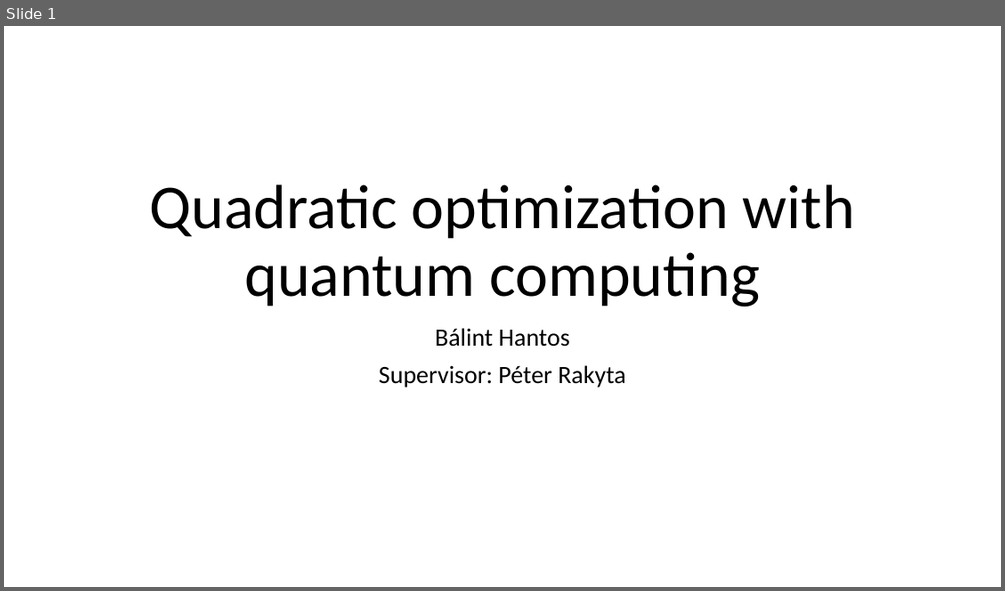
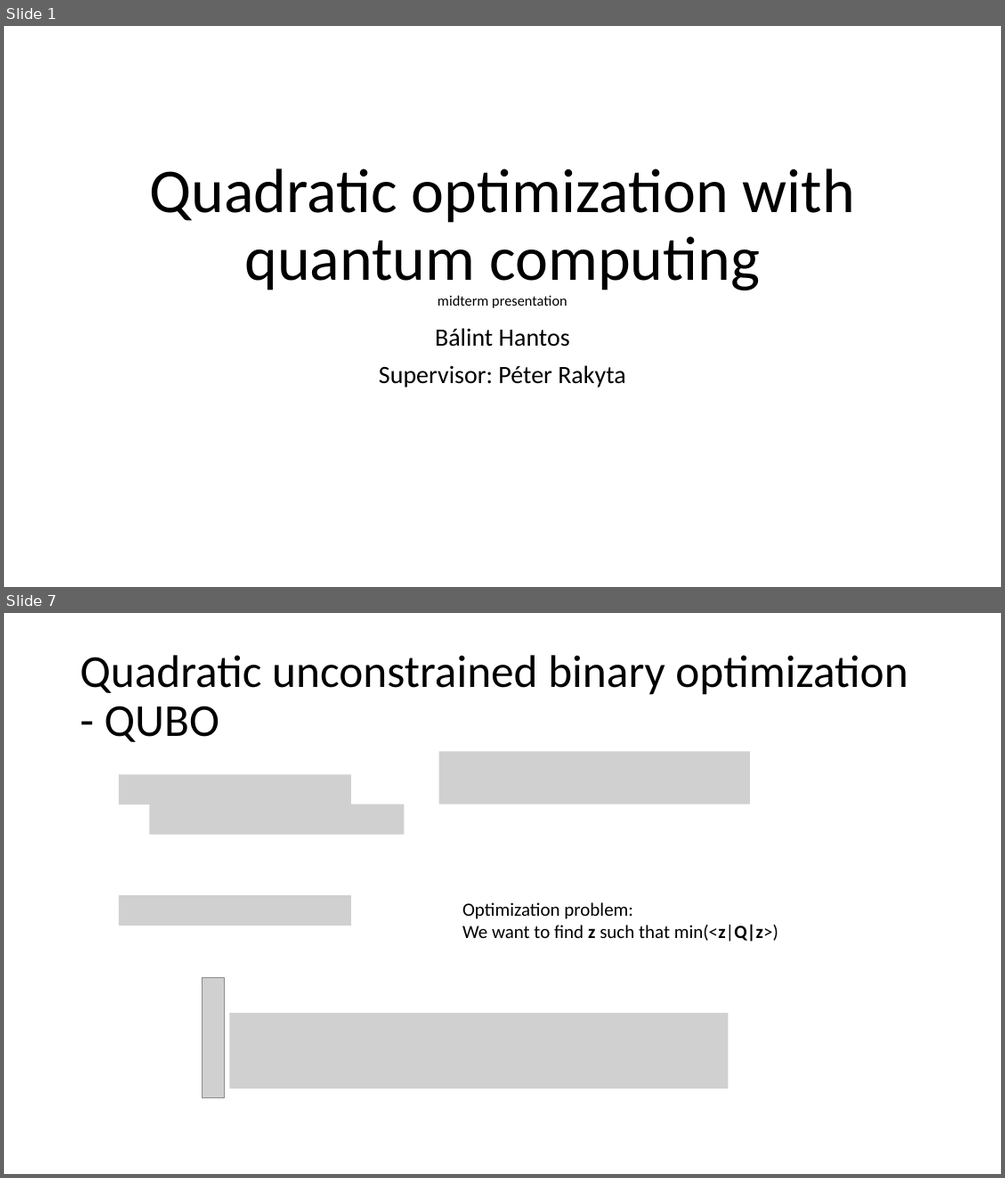
Before and after one commit to Balint831/SciMod, a slide deck: 3 Quadratic optimization with quantum computing .pptx. Shown one above the other, each under a label of ours: slide 1 before the commit, slides 1 and 7 after it; the slides between them are not shown. The pictures are 1005x591 and 1005x1178 pixels, drawn with LibreOffice and Linux fonts; fonts in the diff are those of the drawing; grey boxes stand for pictures. Boxes give left, top, right and bottom in pixels: in the first picture for what was removed or moved away, otherwise in the second. Text is boxed around its words. In the diff, an @@ line names an element or a change of style, - is before the commit and + after.

```diff
--- a/3 Quadratic optimization with quantum computing .pptx
+++ b/3 Quadratic optimization with quantum computing .pptx
@@ slide 7 added at [4,613,1001,1174], background #FFFFFF @@
@@ title added at [80,655,907,742], 44 pt, text #000000 @@
+Quadratic unconstrained binary optimization - QUBO
@@ picture added at [439,751,751,804] @@
@@ picture added at [119,774,351,804] @@
@@ picture added at [150,804,404,835] @@
@@ picture added at [119,895,351,925] @@
@@ text added at [462,902,778,941], 18 pt, text #000000 @@
+Optimization problem:
+We want to find z such that min(<z|Q|z>)
@@ picture added at [202,978,225,1097] @@
@@ picture added at [230,1013,728,1088] @@
@@ slide 1 changed as well @@
@@ title at [149,168,855,308]: text changed @@
-Quadratic optimization with quantum computing
+Quadratic optimization with quantum computing
+midterm presentation
```
Also in this commit, not shown: 5 other slides changed, 10 other slides added, 1 slide removed, 4 other files.
